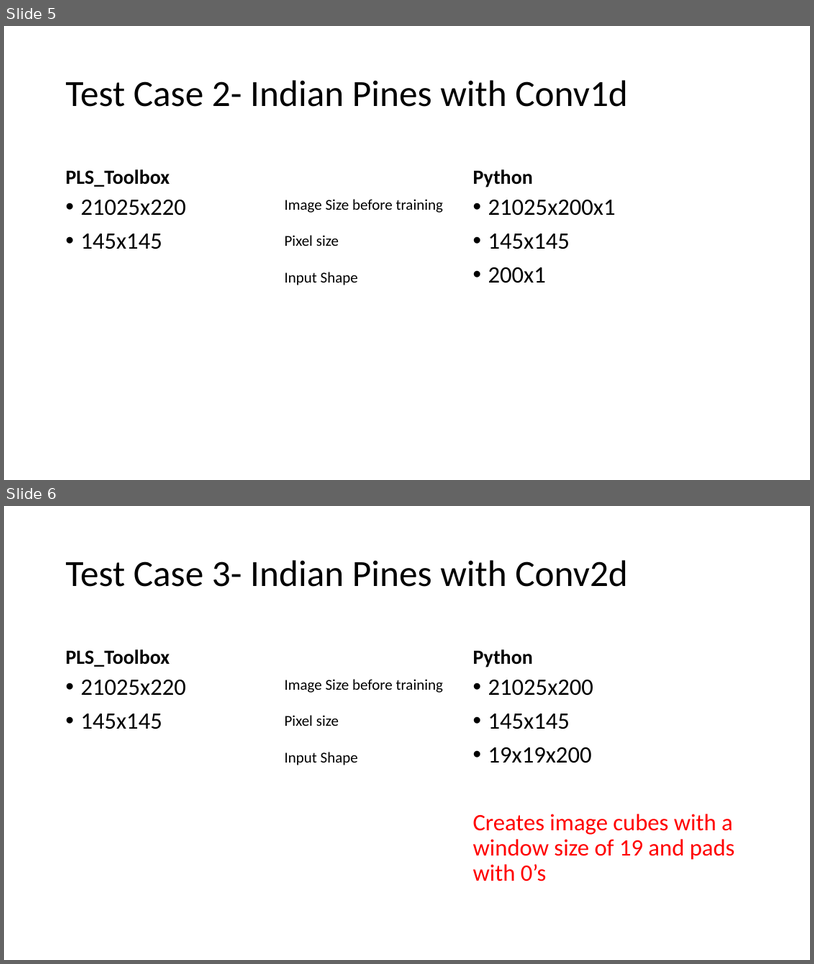
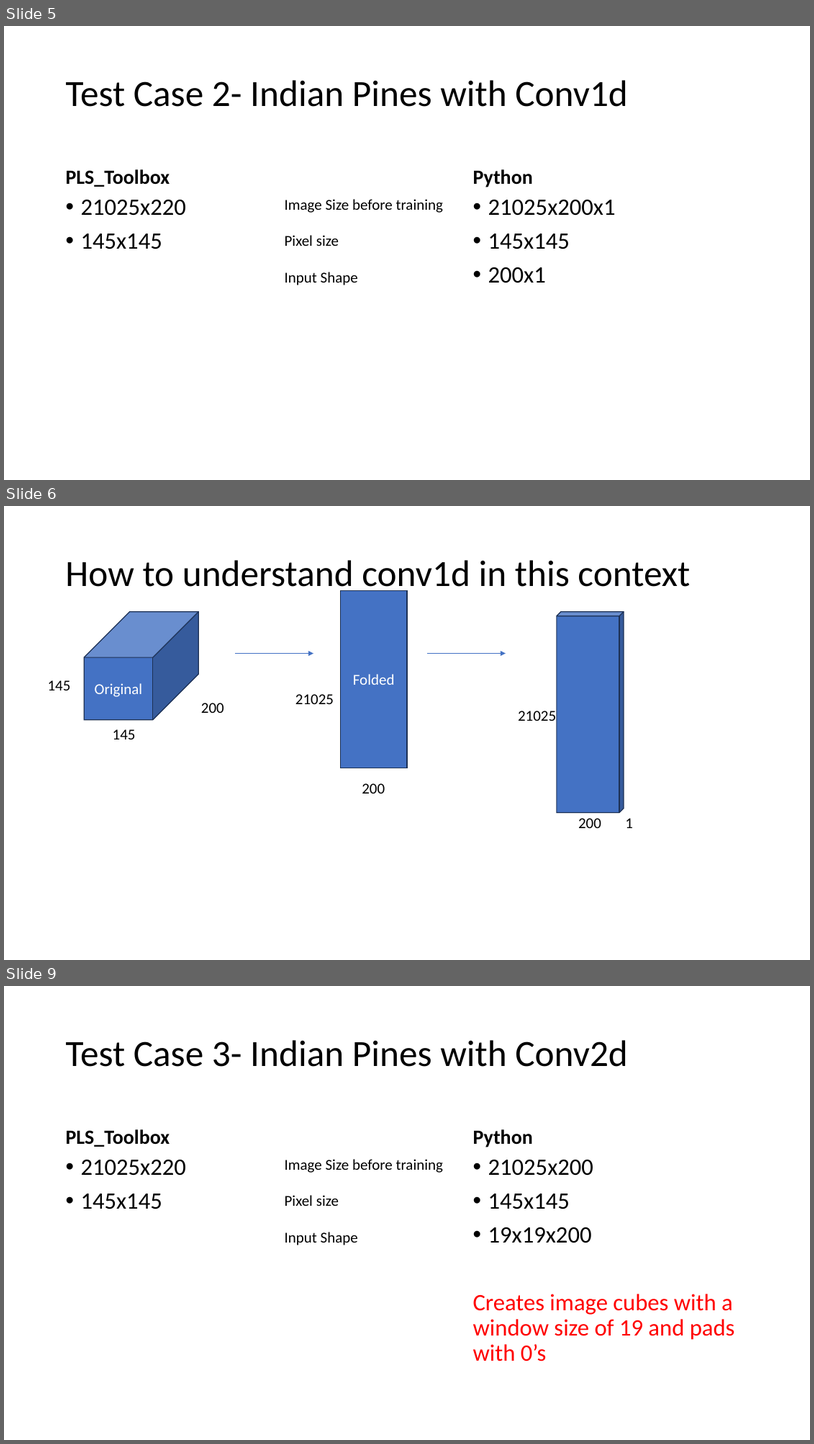
Before and after one commit to evrisean/hyperspectral_deeplearning_review, a slide deck: cnns.pptx. Shown one above the other, each under a label of ours: slides 5 and 6 before the commit, slides 5, 6 and 9 after it; the slides between them are not shown. The pictures are 814x964 and 814x1444 pixels, drawn with LibreOffice and Linux fonts; fonts in the diff are those of the drawing. Boxes give left, top, right and bottom in pixels: in the first picture for what was removed or moved away, otherwise in the second. Text is boxed around its words. In the diff, an @@ line names an element or a change of style, - is before the commit and + after.

```diff
--- a/cnns.pptx
+++ b/cnns.pptx
@@ slide 6 added at bbox=[4, 506, 810, 960], background #FFFFFF @@
@@ title added at bbox=[65, 560, 690, 595], 44 pt, text #000000 @@
+How to understand conv1d in this context
@@ rectangle added at bbox=[341, 591, 407, 768], fill #4472C4, outline #1E3256 1 pt, 18 pt, text #FFFFFF @@
+Folded
@@ cube added at bbox=[84, 612, 198, 720], fill #4472C4, outline #1E3256 1 pt, 18 pt, text #FFFFFF @@
+Original
@@ cube added at bbox=[557, 612, 624, 813], fill #4472C4, outline #1E3256 1 pt @@
@@ arrow added from (236, 653) to (314, 653), #4472C4 0.5 pt @@
@@ arrow added from (427, 653) to (506, 653), #4472C4 0.5 pt @@
@@ text added at bbox=[48, 680, 71, 690], 18 pt, text #000000 @@
+145
@@ text added at bbox=[296, 694, 334, 704], 18 pt, text #000000 @@
+21025
@@ text added at bbox=[201, 703, 224, 713], 18 pt, text #000000 @@
+200
@@ text added at bbox=[518, 710, 556, 721], 18 pt, text #000000 @@
+21025
@@ text added at bbox=[113, 729, 136, 739], 18 pt, text #000000 @@
+145
@@ text added at bbox=[362, 783, 385, 793], 18 pt, text #000000 @@
+200
@@ text added at bbox=[579, 818, 602, 828], 18 pt, text #000000 @@
+200
@@ text added at bbox=[625, 818, 633, 828], 18 pt, text #000000 @@
+1
@@ what was slide 6 is now slide 9 @@
```
Also in this commit, not shown: 2 other slides added, 2 other files.
